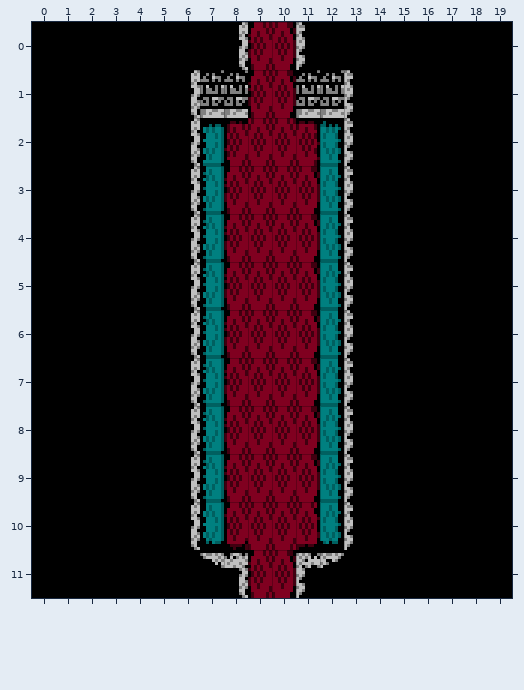
One commit to this Tiled map: tiled/castle_room_21.tmx. The picture above was drawn from the file before the commit.
Cells are 8x16 px. Shown: x 0..19, y 0..11.
The same view after the edit:
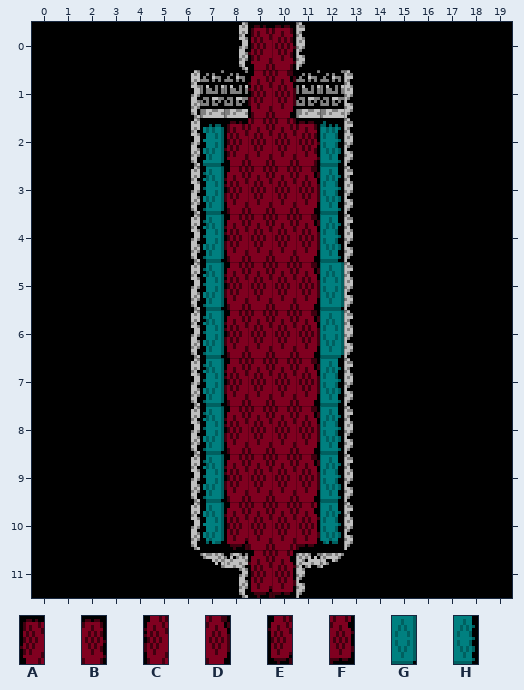
Key: from "castle_carpet": A 1, B 3, C 4, D 5, E 6, F 8; from "castle_tile": G 0, H 5.
_ is an empty cell.
Tiles replaced or removed in this view: C, D, H.
From the commit log: make secret passage more obvious
The exact change:
Changed rows in their new state; . is an unchanged cell.
Layer "Tile Layer 1":
first column x 9:
 0 AB
first column x 12:
 5 G
 6 G
first column x 9:
11 EF
Boxes around the changes in both pictures, in picture pixels (x1, y1, x2, y2):
changed: (248, 22, 296, 70)
changed: (338, 262, 344, 358)
changed: (248, 550, 296, 598)
